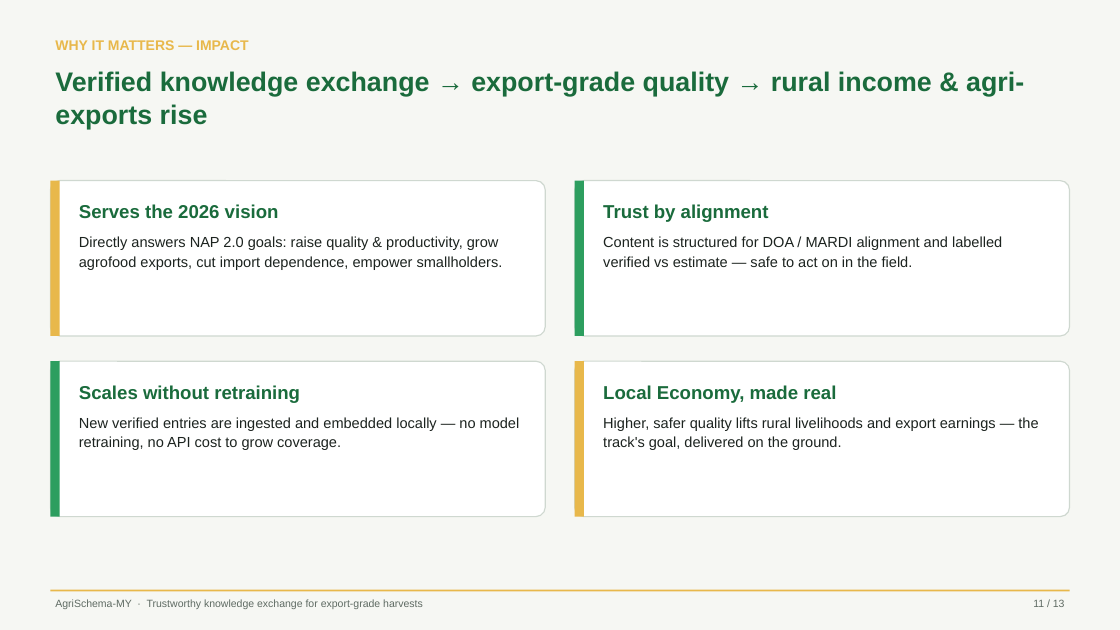
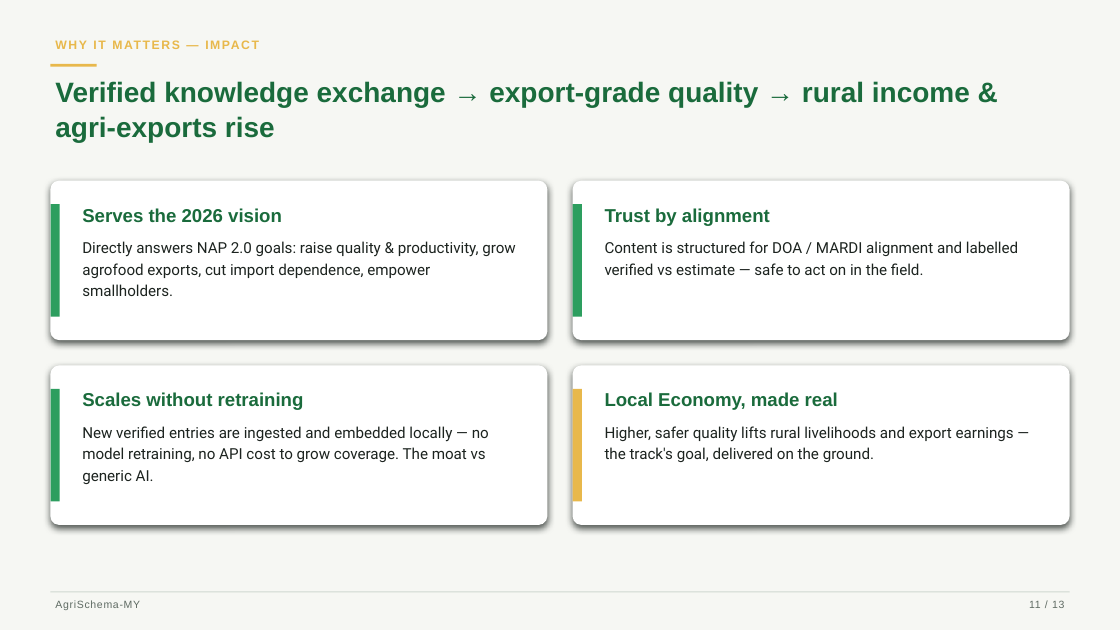
Before and after one commit to R3AlL3nGz3i/agri-schema-my, a slide deck: slide 11 of deck/agrischema-hackathon.pptx. Drawn at 1120x630 pixels with LibreOffice and Linux fonts; fonts in the diff are those of the drawing. Boxes give left, top, right and bottom in pixels: in the first picture for what was removed or moved away, otherwise in the second. Text is boxed around its words. In the diff, an @@ line names an element or a change of style, - is before the commit and + after.

```diff
--- a/deck/agrischema-hackathon.pptx
+++ b/deck/agrischema-hackathon.pptx
@@ text "WHY IT MATTERS — IMPACT" at (x1=50, y1=35, x2=1070, y2=60): size 12 to 10.5 pt, letter spacing 0 to 1.4 pt @@
@@ text "Verified knowledge exchange → export-grade ..." moved from (x1=55, y1=71, x2=1024, y2=129) to (x1=55, y1=81, x2=970, y2=142) @@
@@ text "Verified knowledge exchange → export-grade ..." at (x1=55, y1=81, x2=970, y2=142): size 23 to 24 pt; line spacing 1.02 to 1.03 @@
@@ rectangle added at (x1=50, y1=64, x2=97, y2=67), fill #E8B84B @@
@@ rounded rectangle resized from (x1=50, y1=181, x2=545, y2=336) to (x1=50, y1=181, x2=548, y2=340) @@
@@ rectangle resized from (x1=50, y1=181, x2=60, y2=336) to (x1=50, y1=204, x2=60, y2=317) @@
@@ rectangle at (x1=50, y1=204, x2=60, y2=317): fill #E8B84B to #2D9E5F @@
@@ text "Serves the 2026 vision" at (x1=82, y1=208, x2=516, y2=296): size 12.5 to 13 pt, font Arial to Roboto in "Directly answers NAP 2.0 goals: raise quality ..."; more space between paragraphs; line spacing 1.13 to 1.18 @@
@@ rectangle resized from (x1=575, y1=181, x2=584, y2=336) to (x1=573, y1=204, x2=582, y2=317) @@
@@ rounded rectangle resized from (x1=575, y1=181, x2=1070, y2=336) to (x1=573, y1=181, x2=1070, y2=340) @@
@@ text "Trust by alignment" at (x1=605, y1=208, x2=1018, y2=275): size 12.5 to 13 pt, font Arial to Roboto in "Content is structured for DOA / MARDI ..."; more space between paragraphs; line spacing 1.13 to 1.18 @@
@@ rectangle resized from (x1=50, y1=361, x2=60, y2=517) to (x1=50, y1=389, x2=60, y2=502) @@
@@ outline #CFD8D0 1 pt to none; proportions changed in 4 elements at (x1=573, y1=181, x2=1070, y2=340), (x1=50, y1=181, x2=548, y2=340), (x1=573, y1=365, x2=1070, y2=525), (x1=50, y1=365, x2=548, y2=525) @@
@@ rounded rectangle resized from (x1=50, y1=361, x2=545, y2=517) to (x1=50, y1=365, x2=548, y2=525) @@
@@ text "Scales without retraining" moved from (x1=79, y1=385, x2=520, y2=450) to (x1=82, y1=392, x2=489, y2=484) @@
@@ rectangle resized from (x1=575, y1=361, x2=584, y2=517) to (x1=573, y1=389, x2=582, y2=502) @@
@@ rounded rectangle resized from (x1=575, y1=361, x2=1070, y2=517) to (x1=573, y1=365, x2=1070, y2=525) @@
@@ text "Local Economy, made real" moved from (x1=603, y1=385, x2=1038, y2=450) to (x1=605, y1=392, x2=1014, y2=462) @@
@@ text "Local Economy, made real" at (x1=605, y1=392, x2=1014, y2=462): size 12.5 to 13 pt, font Arial to Roboto in "Higher, safer quality lifts rural livelihoods and ..."; more space between paragraphs; line spacing 1.13 to 1.18 @@
@@ text at (x1=82, y1=392, x2=304, y2=410): more space between paragraphs @@
@@ text at (x1=82, y1=426, x2=489, y2=484): text changed; size 12.5 to 13 pt; font Arial to Roboto @@
-New verified entries are ingested and embedded locally — no model retraining, no API cost to grow coverage.
+New verified entries are ingested and embedded locally — no model retraining, no API cost to grow coverage. The moat vs generic AI.
@@ rectangle at (x1=50, y1=592, x2=1070, y2=592): fill #E8B84B to #CFD8D0 @@
@@ text "11 / 13" at (x1=1029, y1=600, x2=1064, y2=608): letter spacing 0 to 0.6 pt @@
@@ text at (x1=55, y1=600, x2=140, y2=610): text changed @@
-AgriSchema-MY · Trustworthy knowledge exchange for export-grade harvests
+AgriSchema-MY
```
Also in this commit, not shown: 12 other slides changed, 1 other file.
